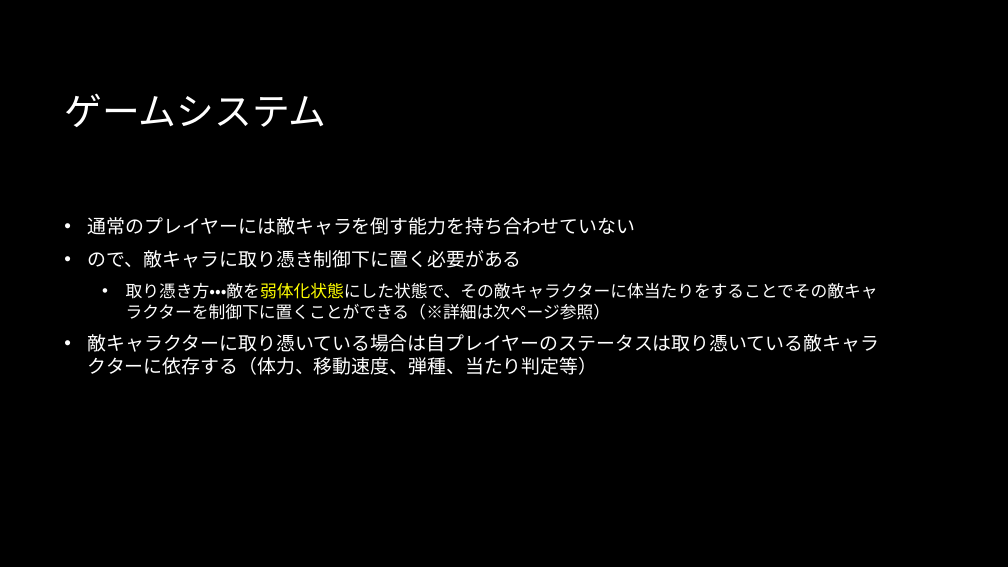
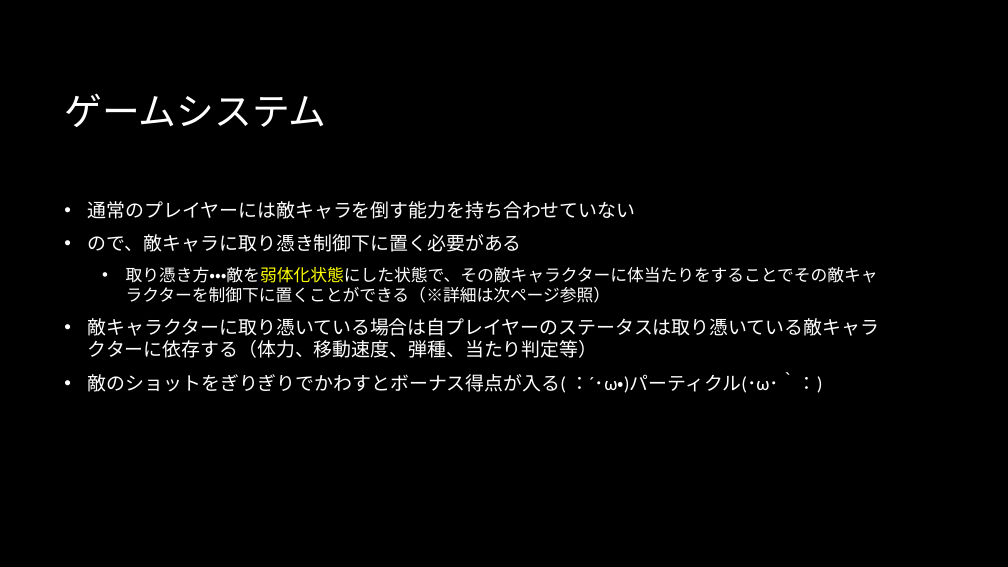
Before and after one commit to MusubiKamishiro/ParasitismShooting, a slide deck: slide 3 of Mint/企画担当部門/憑依型シューティングゲーム.pptx. Drawn at 1008x567 pixels with LibreOffice and Linux fonts; fonts in the diff are those of the drawing; background and template pictures are left out. Boxes give left, top, right and bottom in pixels: in the first picture for what was removed or moved away, otherwise in the second. Text is boxed around its words. In the diff, an @@ line names an element or a change of style, - is before the commit and + after.

Commit message:
ショットの部分更新

```diff
--- a/Mint/企画担当部門/憑依型シューティングゲーム.pptx
+++ b/Mint/企画担当部門/憑依型シューティングゲーム.pptx
@@ text at box(88, 372, 822, 393): paragraph added @@
+• 敵のショットをぎりぎりでかわすとボーナス得点が入る( ：´･ω・)パーティクル(･ω･｀：)
```
Also in this commit, not shown: 1 other slide changed, 4 other files.
